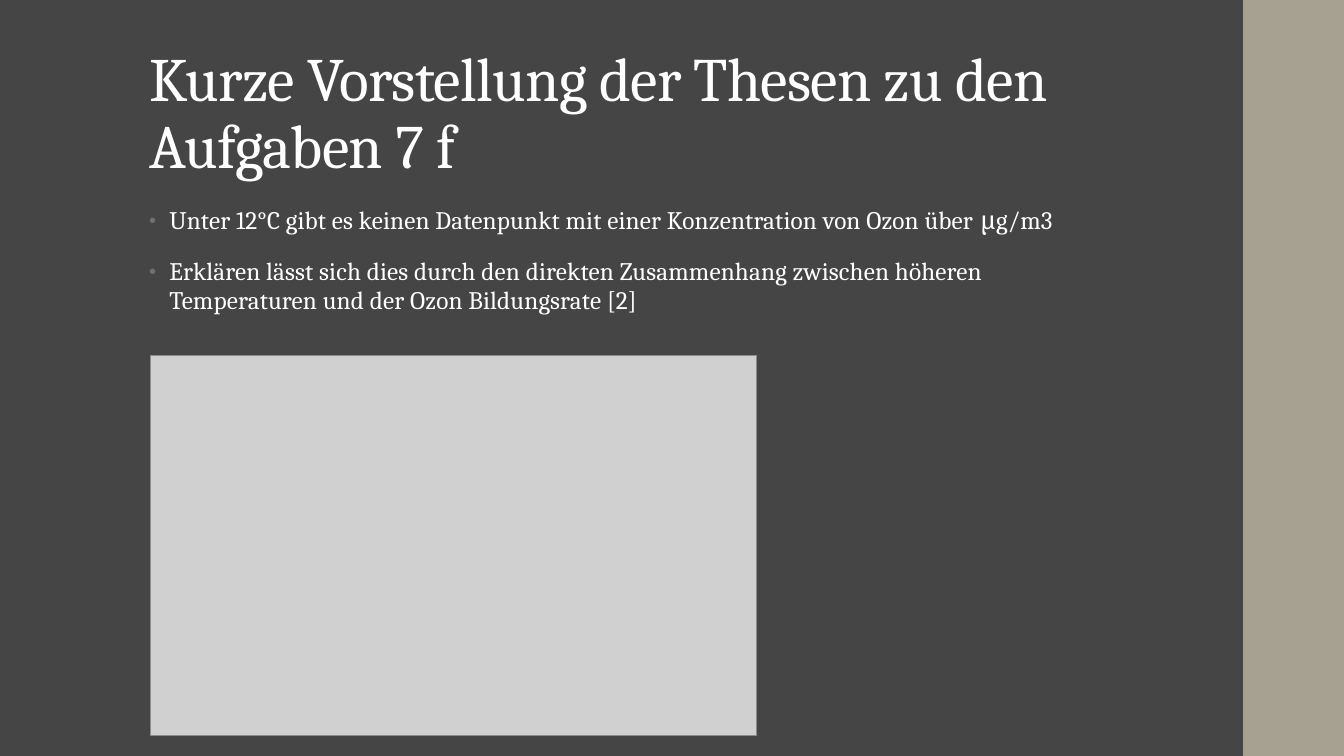
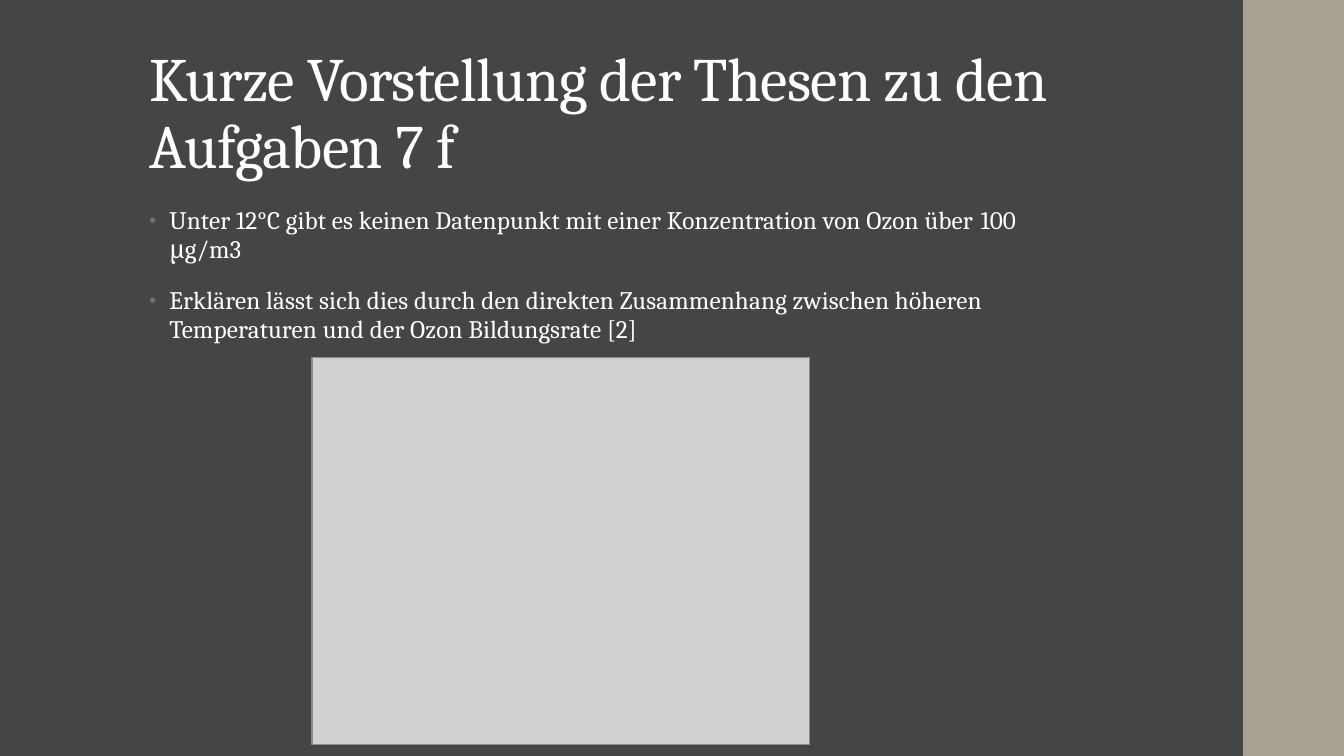
Before and after one commit to JFriedrich29/Studienarbeit-Data-Analytics, a slide deck: slide 11 of Abgabe/Abschlusspräsentation.pptx. Drawn at 1344x756 pixels with LibreOffice and Linux fonts; fonts in the diff are those of the drawing; grey boxes stand for pictures. Boxes give left, top, right and bottom in pixels: in the first picture for what was removed or moved away, otherwise in the second. Text is boxed around its words. In the diff, an @@ line names an element or a change of style, - is before the commit and + after.

```diff
--- a/Abgabe/Abschlusspräsentation.pptx
+++ b/Abgabe/Abschlusspräsentation.pptx
@@ text at (x1=169, y1=211, x2=1016, y2=264): text changed @@
-• Unter 12°C gibt es keinen Datenpunkt mit einer Konzentration von Ozon über μg/m3
+• Unter 12°C gibt es keinen Datenpunkt mit einer Konzentration von Ozon über 100 μg/m3
@@ picture resized from (x1=150, y1=356, x2=756, y2=736) to (x1=313, y1=358, x2=811, y2=745) @@
```
Also in this commit, not shown: 9 other slides changed, 8 other files.
